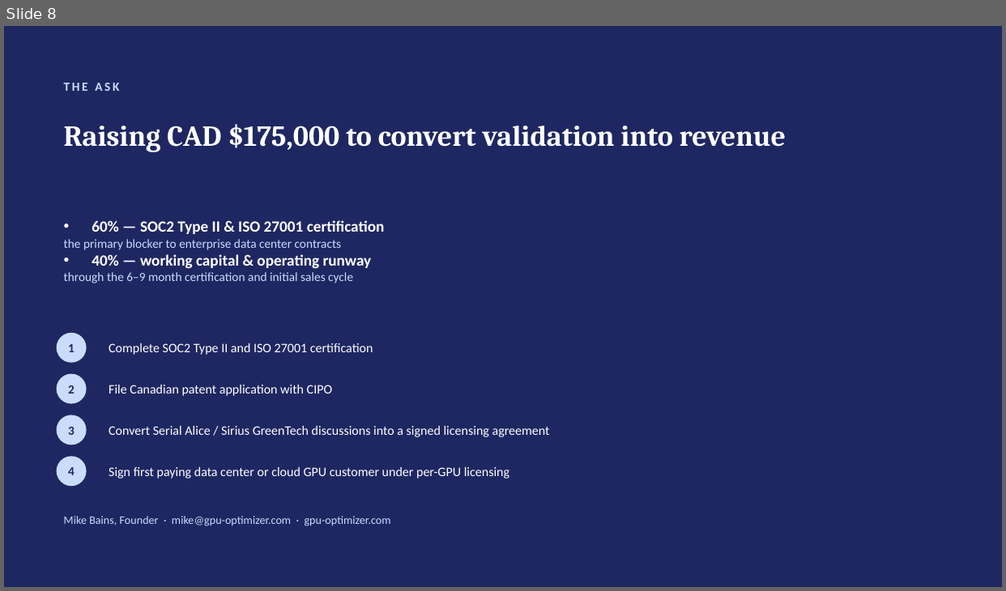
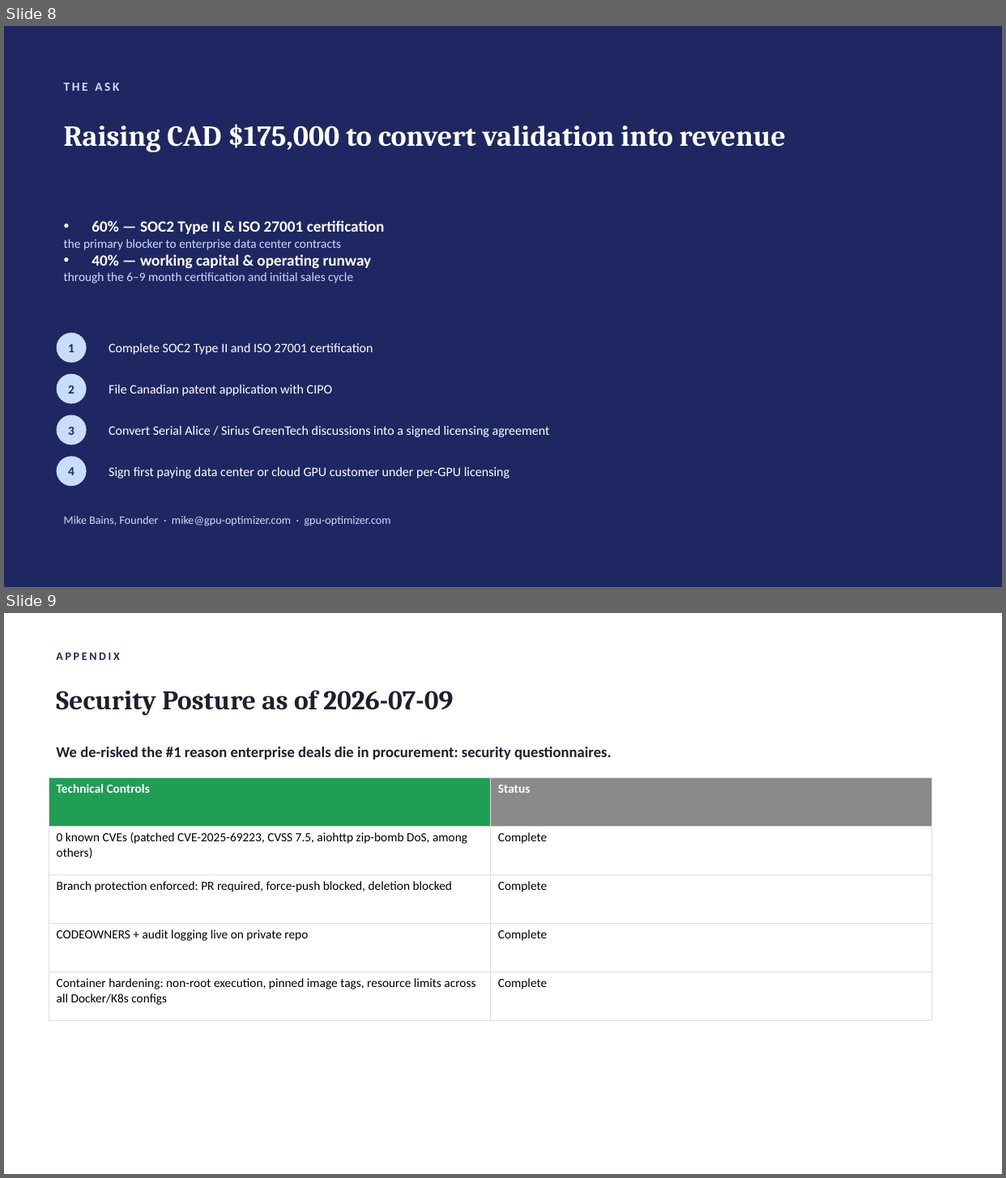
Before and after one commit to mikebains41-debug/gpu-optimizer-site, a slide deck: GPU_Optimizer_ventureLAB_Deck.pptx. Shown one above the other, each under a label of ours: slide 8 before the commit, slides 8 and 9 after it. The pictures are 1006x591 and 1006x1178 pixels, drawn with LibreOffice and Linux fonts; fonts in the diff are those of the drawing. Boxes give left, top, right and bottom in pixels: in the first picture for what was removed or moved away, otherwise in the second. Text is boxed around its words. In the diff, an @@ line names an element or a change of style, - is before the commit and + after.

Commit message:
Add security posture slide and update customer traction table

```diff
--- a/GPU_Optimizer_ventureLAB_Deck.pptx
+++ b/GPU_Optimizer_ventureLAB_Deck.pptx
@@ slide 9 added at (4, 613, 1002, 1174), background #FFFFFF @@
@@ text added at (56, 653, 119, 660), 11 pt, text #1E2761, bold @@
+APPENDIX
@@ text added at (56, 690, 453, 716), 26 pt, text #1E1E2E, bold @@
+Security Posture as of 2026-07-09
@@ text added at (56, 747, 611, 760), 14.5 pt, text #1E1E2E, bold @@
+We de-risked the #1 reason enterprise deals die in procurement: security questionnaires.
@@ table added at (49, 777, 932, 1008), 5 rows, 2 columns @@
+Technical Controls | Status
+0 known CVEs (patched CVE-2025-69223, CVSS 7.5, aiohttp zip-bomb DoS, among others) | Complete
+Branch protection enforced: PR required, force-push blocked, deletion blocked | Complete
+CODEOWNERS + audit logging live on private repo | Complete
+Container hardening: non-root execution, pinned image tags, resource limits across all Docker/K8s configs | Complete
```
Also in this commit, not shown: 1 slide changed.
